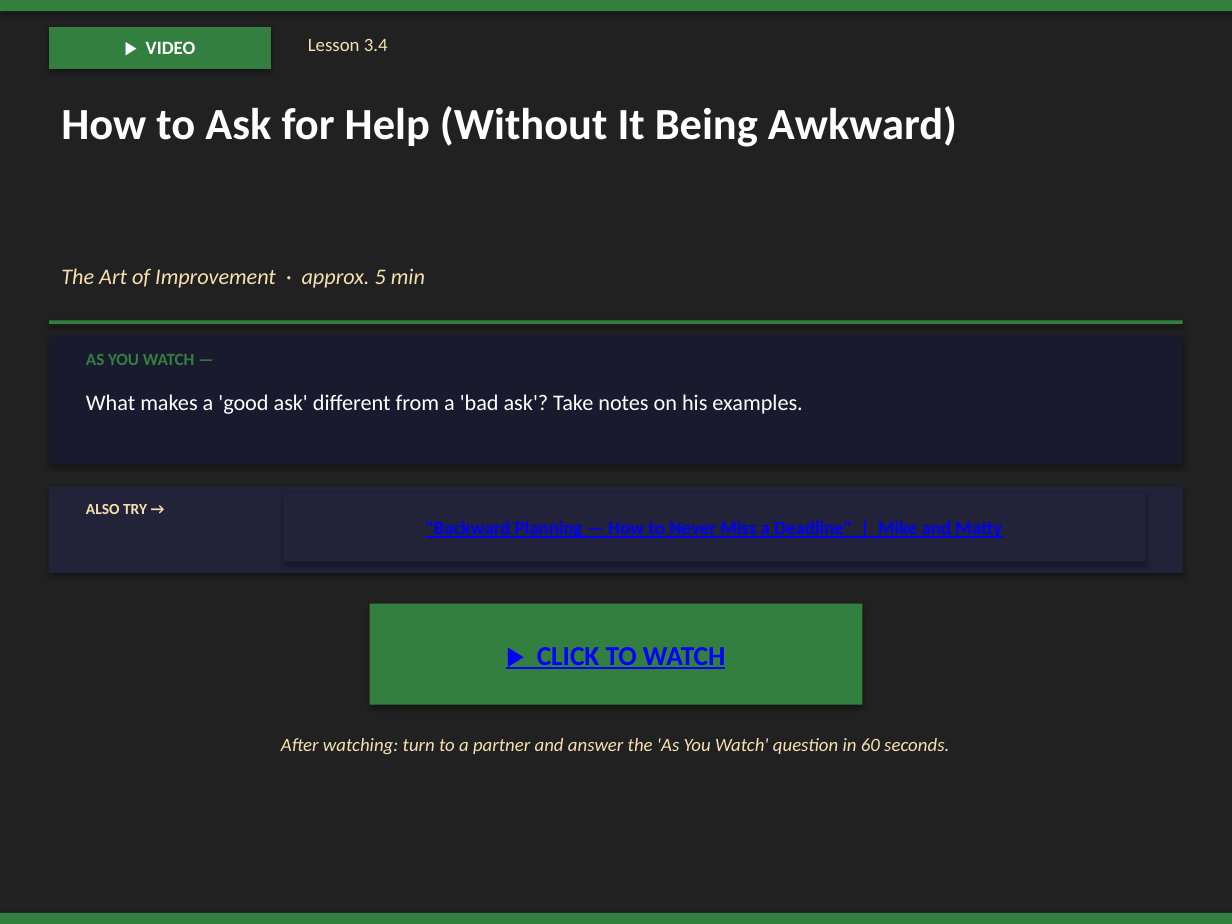
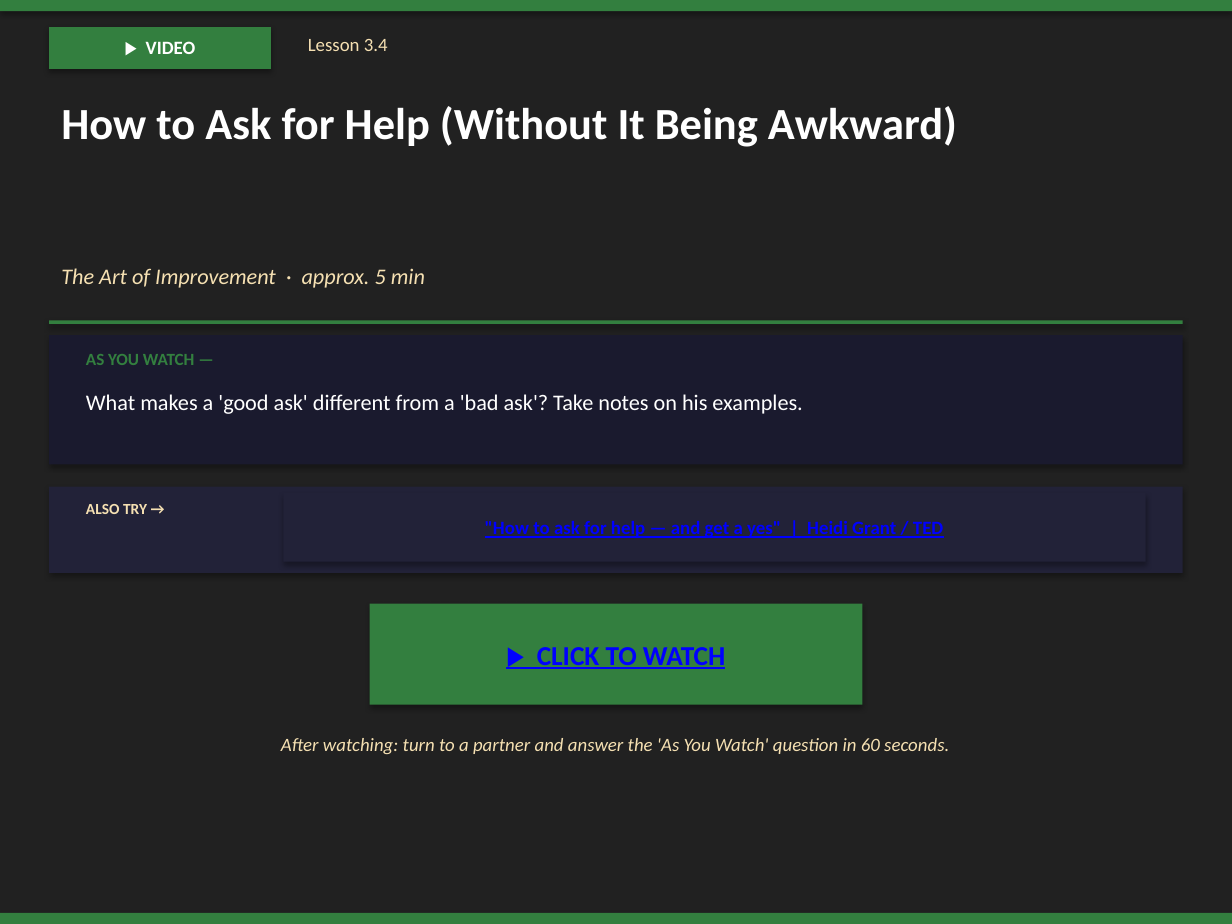
Before and after one commit to milesclawson/test-repo, a slide deck: slide 166 of downloads/warrior_prep_teacher_slides.pptx. Drawn at 1232x924 pixels with LibreOffice and Linux fonts; fonts in the diff are those of the drawing. Boxes give left, top, right and bottom in pixels: in the first picture for what was removed or moved away, otherwise in the second. Text is boxed around its words. In the diff, an @@ line names an element or a change of style, - is before the commit and + after.

```diff
--- a/downloads/warrior_prep_teacher_slides.pptx
+++ b/downloads/warrior_prep_teacher_slides.pptx
@@ text in rectangle at [485,521,943,538]: text changed @@
-"Backward Planning — How to Never Miss a Deadline" | Mike and Matty
+"How to ask for help — and get a yes" | Heidi Grant / TED
```
Also in this commit, not shown: 8 other slides changed, 1 other file.
